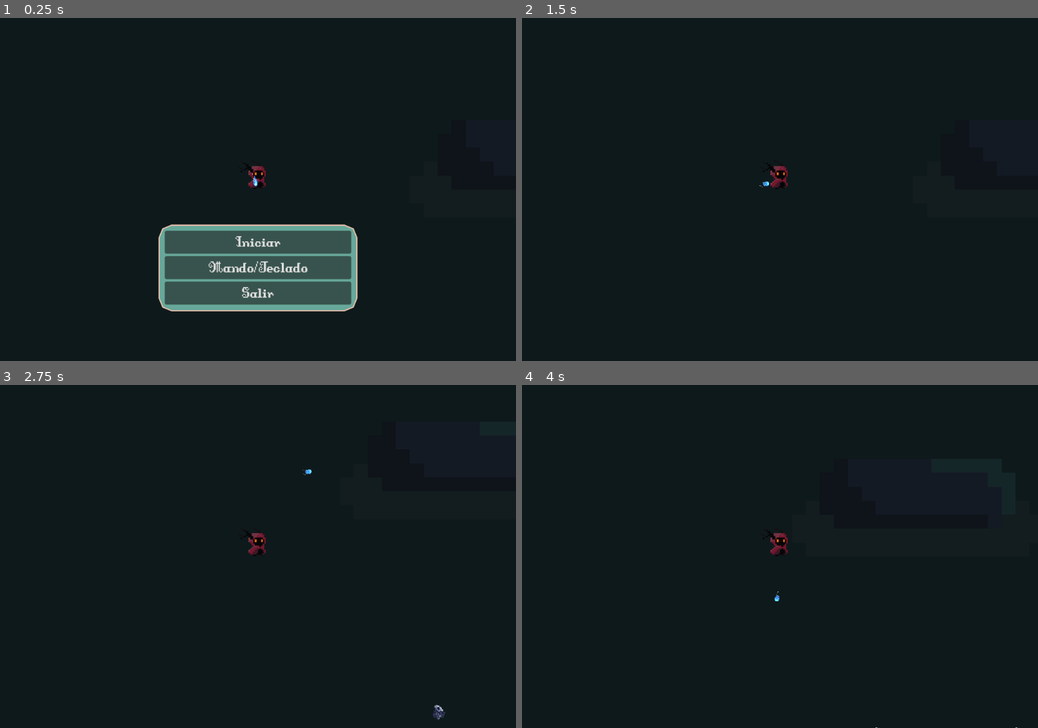
Above: before the commit, frames 1-4 (two rows, left to right).
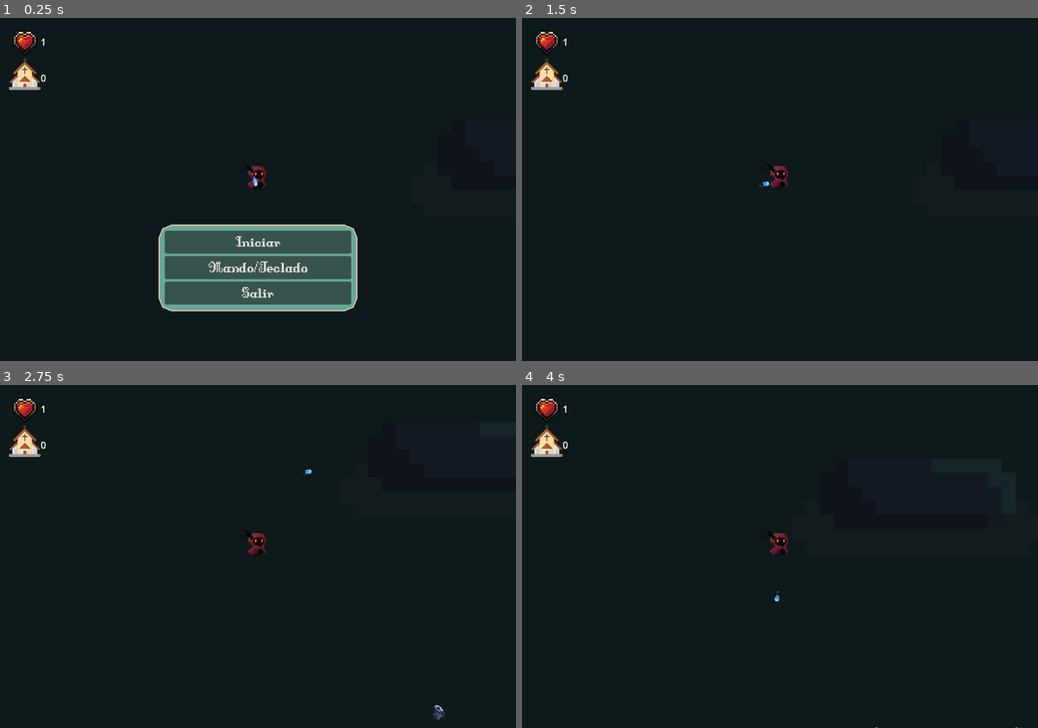
Above: after the commit, the same moments.

Repository: francogarcino/ipv-boss-2024-s2
Game: Godot game, scene res://src/Main.tscn
The game is run twice, just before and just after one commit, with the same random seed, the same clock (stepped at 60 frames per second) and the same inputs.
Inputs (mouse positions are in pixels of both pictures, inside the frame that each line leads up to):
- Up to frame 1 (0.25 s): no input
- Up to frame 2 (1.5 s): click "Iniciar" at 0.5 s; tap Enter at 1.25 s; move the mouse to (893, 172) at 1.27 s; hold Right (move_right) from 1.28 s (still down); click (893, 172) at 1.35 s
- Up to frame 3 (2.75 s): tap Space at 2 s; move the mouse to (154, 573) at 2.02 s; release Right (move_right) at 2.03 s; hold Down (move_down) from 2.03 s (still down); click (154, 573) at 2.1 s
- Up to frame 4 (4 s): move the mouse to (831, 481) at 2.77 s; release Down (move_down) at 2.78 s; hold Right (move_right) 2.78-3.53 s; click (831, 481) at 2.85 s; move the mouse to (754, 625) at 3.52 s; hold Up (move_up) from 3.53 s (still down); click (754, 625) at 3.6 s

The runs differ from the first frame. In frame 1, 0.6% of the frame differs, in the area x 1-9%, y 3-22%; in frame 2, 0.6%; in frame 3, 0.6%; in frame 4, 0.6%.

Commit message:
Añadida interfaz de vidas y santuarios actuales

Diff:
--- a/src/Main.tscn
+++ b/src/Main.tscn
@@ -9,6 +9,7 @@
 [ext_resource type="PackedScene" uid="uid://do41oiqjuue1t" path="res://src/ui/main_menu.tscn" id="4_dlo3d"]
 [ext_resource type="PackedScene" uid="uid://d0xolrof0y750" path="res://src/ui/defeat_menu.tscn" id="4_fcctx"]
 [ext_resource type="PackedScene" uid="uid://bwts5gjgdmn2c" path="res://src/entities/enemy/experience.tscn" id="4_qpus4"]
+[ext_resource type="PackedScene" uid="uid://bwkqub4lys8ib" path="res://src/ui/gui.tscn" id="5_e6htw"]
 [ext_resource type="PackedScene" uid="uid://8ohwt1d3500m" path="res://src/ui/pause_menu.tscn" id="5_qxca1"]
 [ext_resource type="AudioStream" uid="uid://dkcjmnwgbw7vf" path="res://assets/sounds/level_up.wav" id="10_fb3pm"]
 
@@ -19,6 +20,8 @@
 experience_scene = ExtResource("4_qpus4")
 
 [node name="UILayer" type="CanvasLayer" parent="."]
+
+[node name="GUI" parent="UILayer" instance=ExtResource("5_e6htw")]
 
 [node name="MainMenu" parent="UILayer" instance=ExtResource("4_dlo3d")]
 
--- a/src/main.gd
+++ b/src/main.gd
@@ -6,6 +6,7 @@
 @export var x_size: float
 @export var y_size: float
 @onready var player_ref: Node2D = $Environment/Entities/Player
+@onready var gui: Control = $UILayer/GUI
 @onready var main_menu: Control = $UILayer/MainMenu
 @onready var improvement_menu: Control = $UILayer/ImprovementMenu
 @onready var defeat_menu: Control = $UILayer/DefeatMenu
@@ -79,6 +80,7 @@
 func _destroy_sanctuary() -> void:
 	var sanctuary = get_tree().get_nodes_in_group("sanctuaries").pop_at(0)
 	sanctuary.queue_free()
+	gui._lose_life()
 
 func _on_mejora_conseguida() -> void:
 	pause_menu.is_accepted = false
@@ -97,6 +99,7 @@
 	var sanctuary = sanctuary_scene.instantiate()
 	sanctuary.position = player_ref.position
 	sanctuary.z_index = -1
+	gui._add_life()
 	add_child(sanctuary)
 
 func _spawn_experience(demon_position: Vector2) -> void:
--- /dev/null
+++ b/src/ui/gui.gd
@@ -0,0 +1,13 @@
+extends Control
+
+@onready var label: Label = $StatsContainer/Label
+@onready var amount_of_lifes: Label = $StatsContainer/AmountOfLifes
+@onready var amount_of_sanctuaries: Label = $StatsContainer/AmountOfSanctuaries
+
+func _add_life() -> void:
+	amount_of_lifes.text = str(int(amount_of_lifes.text) + 1)
+	amount_of_sanctuaries.text = str(int(amount_of_sanctuaries.text) + 1)
+
+func _lose_life() -> void:
+	amount_of_lifes.text = str(int(amount_of_lifes.text) - 1)
+	amount_of_sanctuaries.text = str(int(amount_of_sanctuaries.text) - 1)
--- /dev/null
+++ b/src/ui/gui.tscn
@@ -0,0 +1,49 @@
+[gd_scene load_steps=5 format=3 uid="uid://bwkqub4lys8ib"]
+
+[ext_resource type="Script" path="res://src/ui/gui.gd" id="1_mlmj6"]
+[ext_resource type="Texture2D" uid="uid://qxxoed2gmyh6" path="res://assets/textures/ui/GUISprite.png" id="1_ps6b8"]
+[ext_resource type="Texture2D" uid="uid://cpvlglcc007lr" path="res://assets/textures/sanctuary/iglesia.png" id="3_sene8"]
+
+[sub_resource type="AtlasTexture" id="AtlasTexture_j60wh"]
+atlas = ExtResource("1_ps6b8")
+region = Rect2(16, 16, 16, 16)
+margin = Rect2(8, 8, 0, 0)
+
+[node name="GUI" type="Control"]
+layout_mode = 3
+anchors_preset = 0
+offset_right = 40.0
+offset_bottom = 40.0
+script = ExtResource("1_mlmj6")
+
+[node name="StatsContainer" type="Control" parent="."]
+anchors_preset = 0
+offset_right = 40.0
+offset_bottom = 40.0
+
+[node name="Life" type="TextureProgressBar" parent="StatsContainer"]
+layout_mode = 0
+offset_right = 40.0
+offset_bottom = 40.0
+scale = Vector2(2.5, 2.5)
+texture_under = SubResource("AtlasTexture_j60wh")
+
+[node name="AmountOfLifes" type="Label" parent="StatsContainer"]
+layout_mode = 0
+offset_left = 65.0
+offset_top = 27.0
+offset_right = 105.0
+offset_bottom = 50.0
+text = "1"
+
+[node name="Sanctuary" type="Sprite2D" parent="StatsContainer"]
+position = Vector2(40, 90)
+scale = Vector2(0.1, 0.1)
+texture = ExtResource("3_sene8")
+
+[node name="AmountOfSanctuaries" type="Label" parent="StatsContainer"]
+offset_left = 65.0
+offset_top = 85.0
+offset_right = 105.0
+offset_bottom = 108.0
+text = "0"
Binary file added: assets/textures/ui/GUISprite.png
Not shown, added: assets/textures/ui/GUISprite.png.import
Not shown: 1 places in src/Main.tscn that only renumber resources
